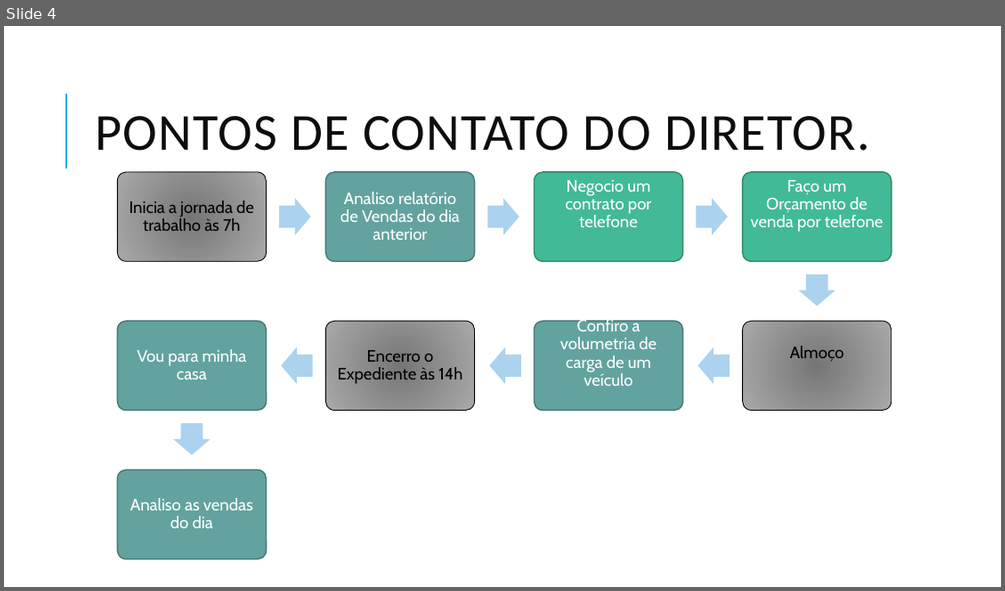
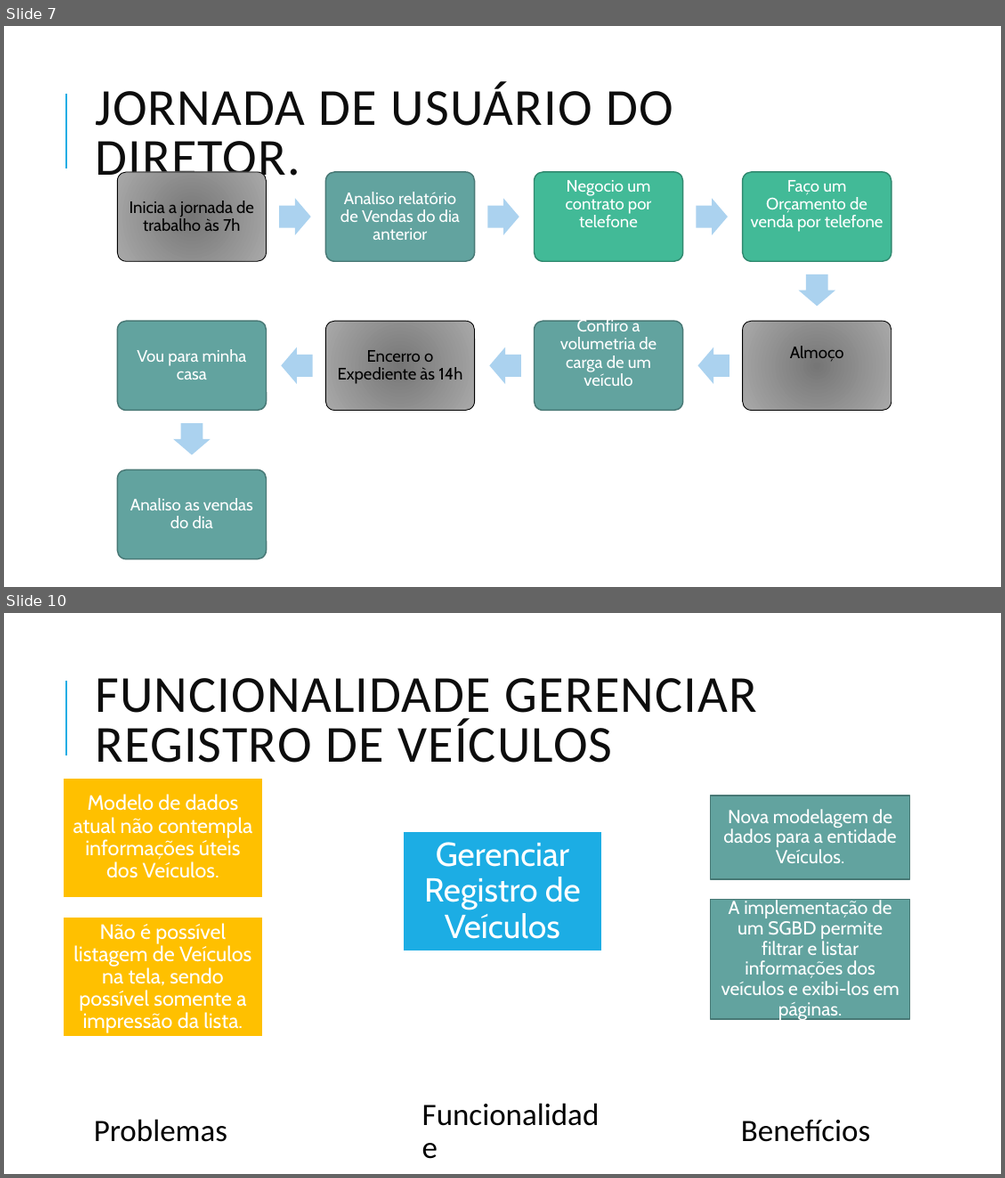
Before and after one commit to allancac/TCC_Desenvolvimento_Web_Full_Stack_2021, a slide deck: PBB – Product Baklog Building.pptx. Shown one above the other, each under a label of ours: slide 4 before the commit, slides 7 and 10 after it; the slides between them are not shown. The pictures are 1005x591 and 1005x1178 pixels, drawn with LibreOffice and Linux fonts; fonts in the diff are those of the drawing. Boxes give left, top, right and bottom in pixels: in the first picture for what was removed or moved away, otherwise in the second. Text is boxed around its words. In the diff, an @@ line names an element or a change of style, - is before the commit and + after.

```diff
--- a/PBB – Product Baklog Building.pptx
+++ b/PBB – Product Baklog Building.pptx
@@ slide 10 added at <box>4,613,1001,1174</box>, background #FFFFFF; not listed: 1 template element that a slide beside it also shows @@
@@ title added at <box>95,678,757,763</box>, 50 pt, text #0D0D0D @@
+FUNCIONALIDADE GERENCIAR REGISTRO DE VEÍCULOS
@@ rectangle added at <box>403,831,602,951</box>, fill #1CADE4, outline #FFFFFF 1.25 pt @@
@@ text added at <box>424,842,581,939</box>, 32 pt, text #FFFFFF @@
+Gerenciar Registro de Veículos
@@ group added at <box>711,795,910,1021</box>: 2 rectangles, 2 texts @@
+Nova modelagem de dados para a entidade Veículos.
+A implementação de um SGBD permite filtrar e listar informações dos veículos e exibi-los em páginas.
@@ group added at <box>63,778,263,1037</box>: 2 rectangles, 2 texts @@
+Modelo de dados atual não contempla informações úteis dos Veículos.
+Não é possível listagem de Veículos na tela, sendo possível somente a impressão da lista.
@@ text added at <box>94,1119,227,1142</box>, 30 pt, text #000000 @@
+Problemas
@@ text added at <box>414,1099,608,1165</box>, 30 pt, text #000000 @@
+Funcionalidade
@@ text added at <box>741,1119,870,1142</box>, 30 pt, text #000000 @@
+Benefícios
@@ what was slide 4 is now slide 7 @@
@@ slide 7 changed as well @@
@@ title at <box>95,82,673,187</box>: text changed @@
-PONTOS DE CONTATO DO DIRETOR.
+JORNADA DE USUÁRIO DO DIRETOR.
```
Also in this commit, not shown: 7 other slides changed, 11 other slides added, 5 slides removed, 5 other files.
